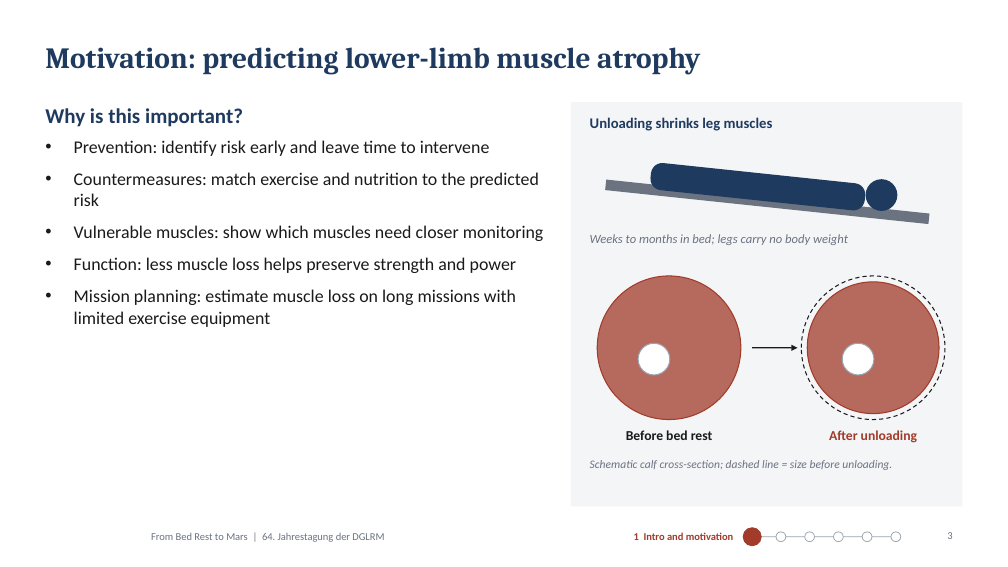
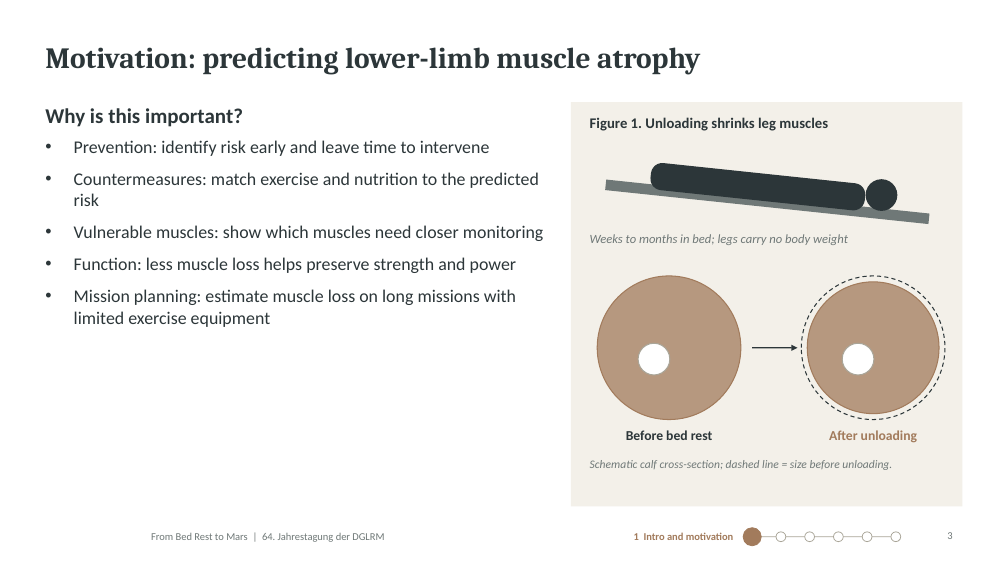
Before and after one commit to MiladBahariQaragoz/BedrestToMars, a slide deck: slide 3 of presentation/bed-rest-to-mars-talk.pptx. Drawn at 1008x567 pixels with LibreOffice and Linux fonts; fonts in the diff are those of the drawing; background and template pictures are left out. Boxes give left, top, right and bottom in pixels: in the first picture for what was removed or moved away, otherwise in the second. Text is boxed around its words. In the diff, an @@ line names an element or a change of style, - is before the commit and + after.

```diff
--- a/presentation/bed-rest-to-mars-talk.pptx
+++ b/presentation/bed-rest-to-mars-talk.pptx
@@ title "Motivation: predicting lower-limb muscle atrophy" at [45, 47, 700, 75]: text colour #1F3A5F to #2C3639 @@
@@ text "Why is this important?" at [45, 108, 544, 327]: text colour #1F3A5F to #2C3639 in "Why is this important?"; text colour #1A1A1A to #2C3639 @@
@@ rectangle at [571, 102, 963, 507]: fill #F4F5F7 to #F3F0E9 @@
@@ text at [590, 117, 828, 131]: text changed; text colour #1F3A5F to #2C3639 @@
-Unloading shrinks leg muscles
+Figure 1. Unloading shrinks leg muscles
@@ rounded rectangle at [649, 162, 867, 212]: fill #1F3A5F to #2C3639 @@
@@ ellipse at [866, 179, 898, 211]: fill #1F3A5F to #2C3639 @@
@@ rectangle at [605, 180, 930, 224]: fill #6B7280 to #6F7877 @@
@@ ellipse at [597, 276, 741, 420]: fill #A23B2A at 75% opacity to #A27B5C at 75% opacity; outline #A23B2A 1 pt to #A27B5C 1 pt @@
@@ ellipse at [802, 276, 945, 420]: outline #1A1A1A 1 pt dashed to #2C3639 1 pt dashed @@
@@ ellipse at [808, 282, 939, 414]: fill #A23B2A at 75% opacity to #A27B5C at 75% opacity; outline #A23B2A 1 pt to #A27B5C 1 pt @@
@@ ellipse at [638, 343, 670, 375]: outline #9AA3AE 1 pt to #A9A598 1 pt @@
@@ arrow (752, 348) - (798, 348): stroke #1A1A1A 1.25 pt to #2C3639 1.25 pt @@
@@ ellipse at [842, 343, 874, 375]: outline #9AA3AE 1 pt to #A9A598 1 pt @@
@@ text "Before bed rest" at [626, 430, 713, 440]: text colour #1A1A1A to #2C3639 @@
@@ text "After unloading" at [829, 430, 917, 442]: text colour #A23B2A to #A27B5C @@
@@ text "1 Intro and motivation" at [634, 532, 734, 540]: text colour #A23B2A to #A27B5C @@
@@ ellipse at [743, 528, 761, 546]: fill #A23B2A to #A27B5C; outline #A23B2A 0.75 pt to #A27B5C 0.75 pt @@
@@ line (752, 537) - (896, 537): stroke #9AA3AE 0.75 pt to #A9A598 0.75 pt @@
@@ outline #9AA3AE 0.75 pt to #A9A598 0.75 pt in 5 elements at [777, 532, 786, 542], [805, 532, 814, 542], [834, 532, 844, 542], [862, 532, 872, 542], [892, 532, 901, 542] @@
```
Also in this commit, not shown: 17 other slides changed, 12 other files.
